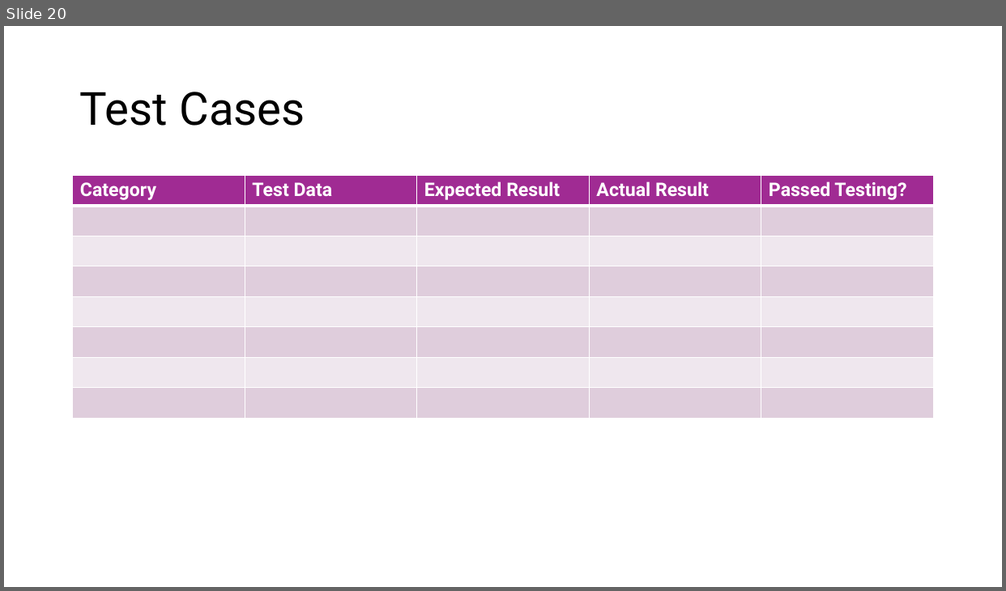
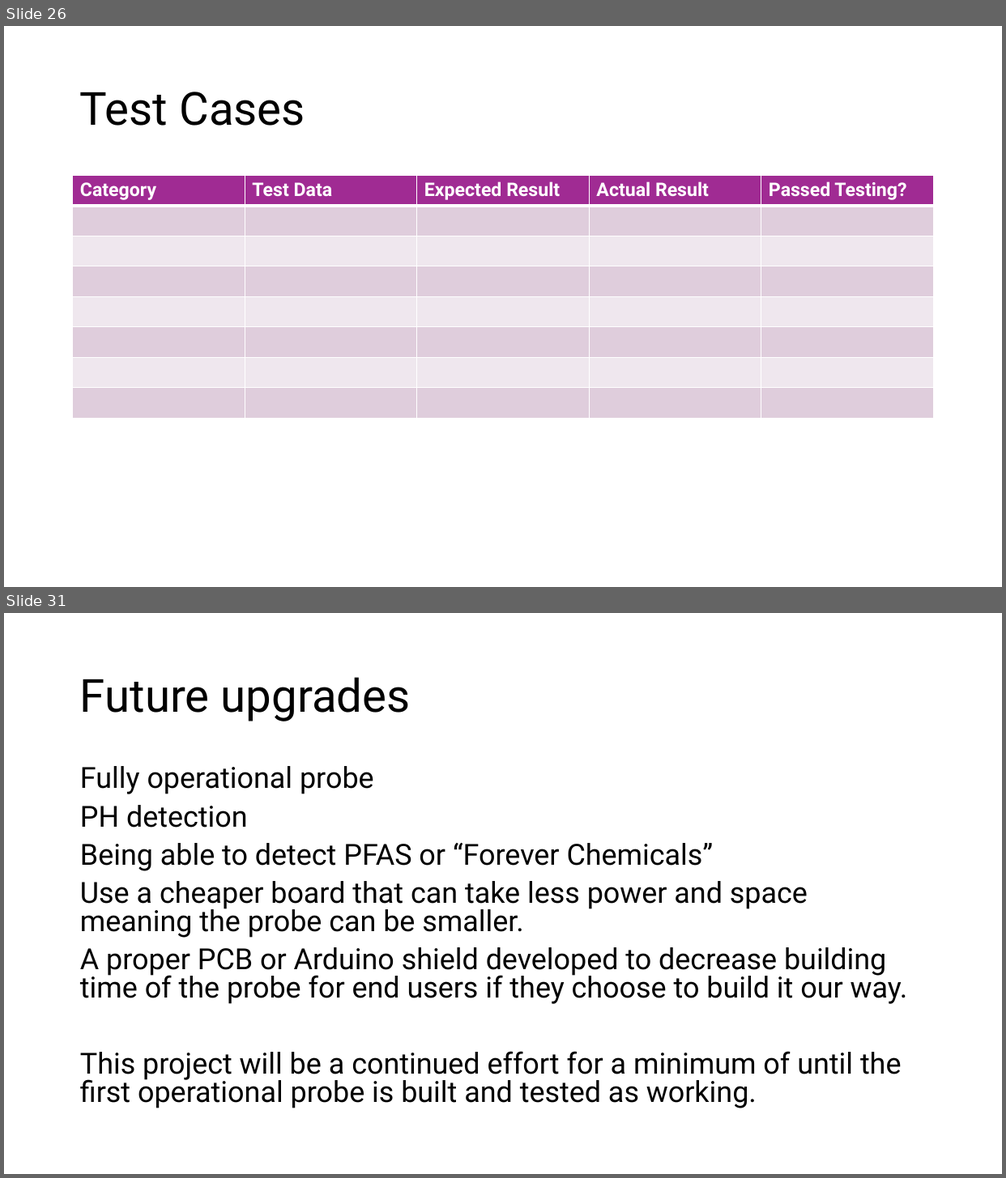
Before and after one commit to theneofan/SWQS_Version_Control, a slide deck: PowerPoint/SWQSPowerpoint.pptx. Shown one above the other, each under a label of ours: slide 20 before the commit, slides 26 and 31 after it; the slides between them are not shown. The pictures are 1006x591 and 1006x1178 pixels, drawn with LibreOffice and Linux fonts; fonts in the diff are those of the drawing. Boxes give left, top, right and bottom in pixels: in the first picture for what was removed or moved away, otherwise in the second. Text is boxed around its words. In the diff, an @@ line names an element or a change of style, - is before the commit and + after.

```diff
--- a/PowerPoint/SWQSPowerpoint.pptx
+++ b/PowerPoint/SWQSPowerpoint.pptx
@@ slide 31 added at box(4, 613, 1002, 1174), background #FFFFFF @@
@@ title added at box(80, 677, 411, 722), 44 pt, text #000000 @@
+Future upgrades
@@ text added at box(80, 766, 908, 1109), 28 pt, text #000000 @@
+Fully operational probe
+PH detection
+Being able to detect PFAS or “Forever Chemicals”
+Use a cheaper board that can take less power and space meaning the probe can be smaller.
+A proper PCB or Arduino shield developed to decrease building time of the probe for end users if they choose to build it our way.
+This project will be a continued effort for a minimum of until the first operational probe is built and tested as working.
@@ what was slide 20 is now slide 26 @@
```
Also in this commit, not shown: 10 other slides added.
